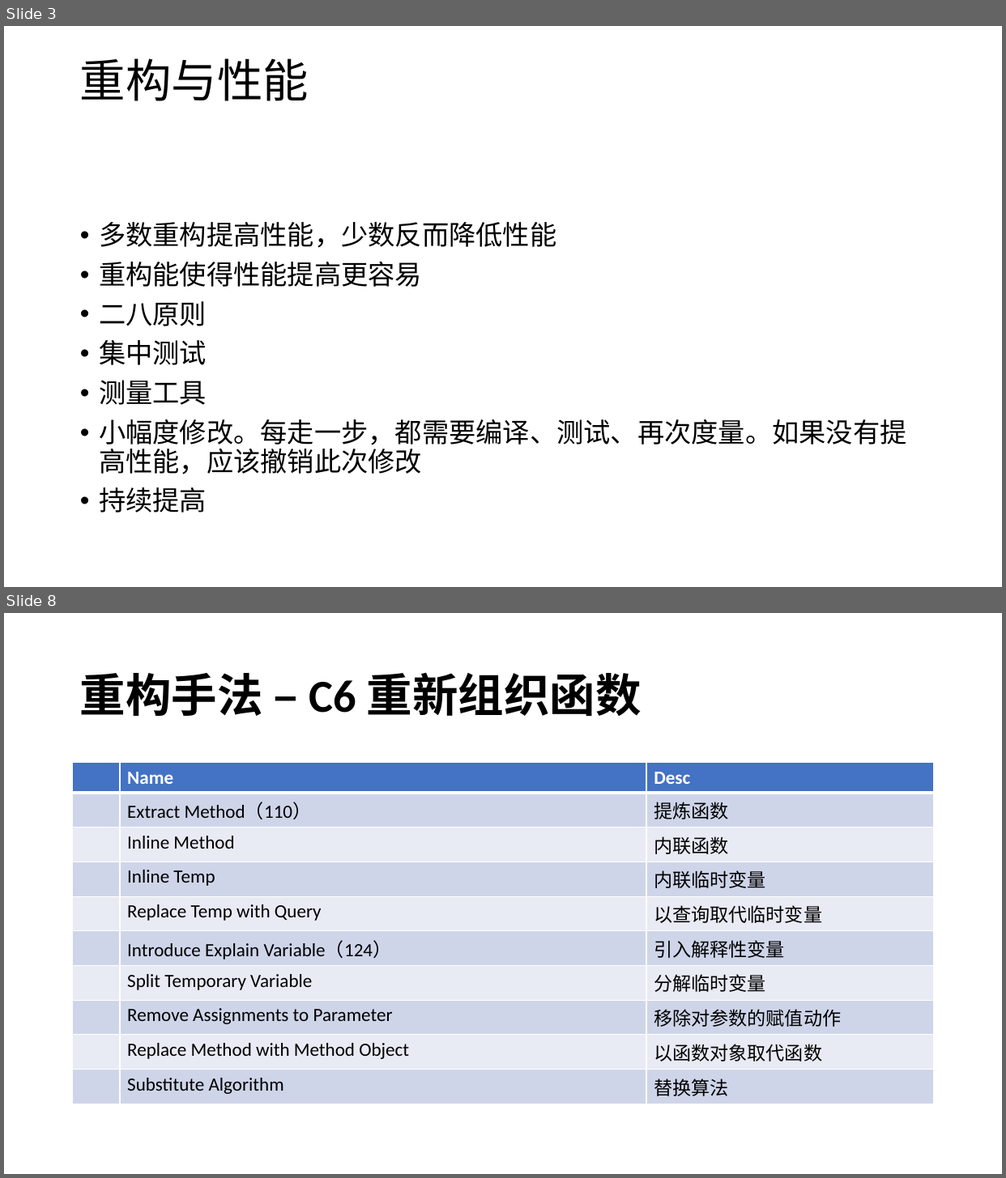
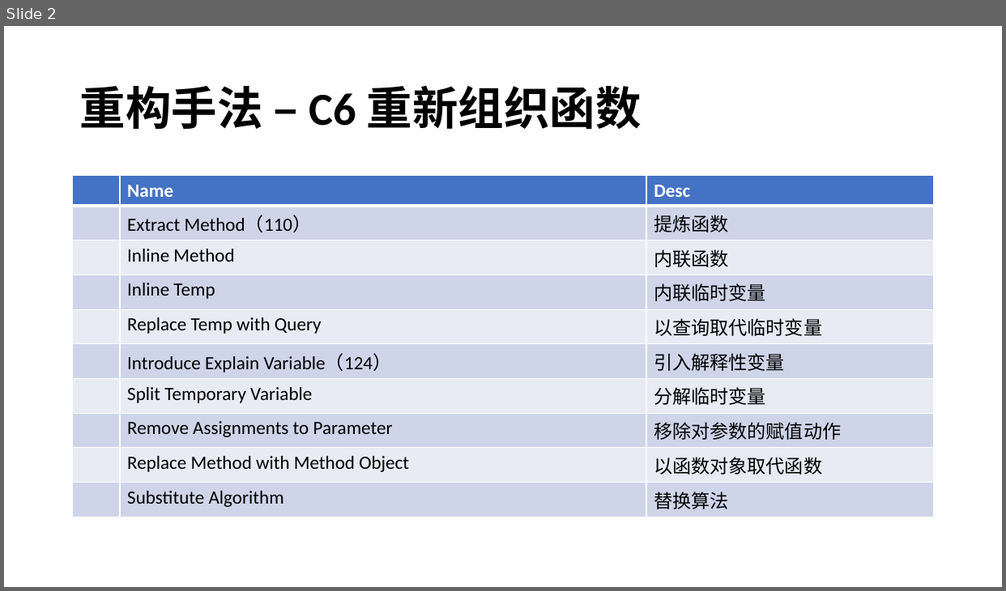
Before and after one commit to YingVickyCao/YingVickyCao.github.io, a slide deck: books/Refactoring/session/Refactoring_part2.pptx. Shown one above the other, each under a label of ours: slides 3 and 8 before the commit, slide 2 after it; the slides between them are not shown. The pictures are 1006x1178 and 1006x591 pixels, drawn with LibreOffice and Linux fonts; fonts in the diff are those of the drawing. Boxes give left, top, right and bottom in pixels: in the first picture for what was removed or moved away, otherwise in the second. Text is boxed around its words. In the diff, an @@ line names an element or a change of style, - is before the commit and + after.

```diff
--- a/books/Refactoring/session/Refactoring_part2.pptx
+++ b/books/Refactoring/session/Refactoring_part2.pptx
@@ slide 3 removed at <box>4,26,1002,587</box>, background #FFFFFF @@
@@ title removed at <box>80,58,309,101</box> @@
-重构与性能
@@ text removed at <box>99,222,906,513</box> @@
-• 多数重构提高性能，少数反而降低性能
-• 重构能使得性能提高更容易
-• 二八原则
-• 集中测试
-• 测量工具
-• 小幅度修改。每走一步，都需要编译、测试、再次度量。如果没有提高性能，应该撤销此次修改
-• 持续提高
@@ what was slide 8 is now slide 2 @@
```
Also in this commit, not shown: 1 slide changed, 5 other slides removed, 7 other files.
